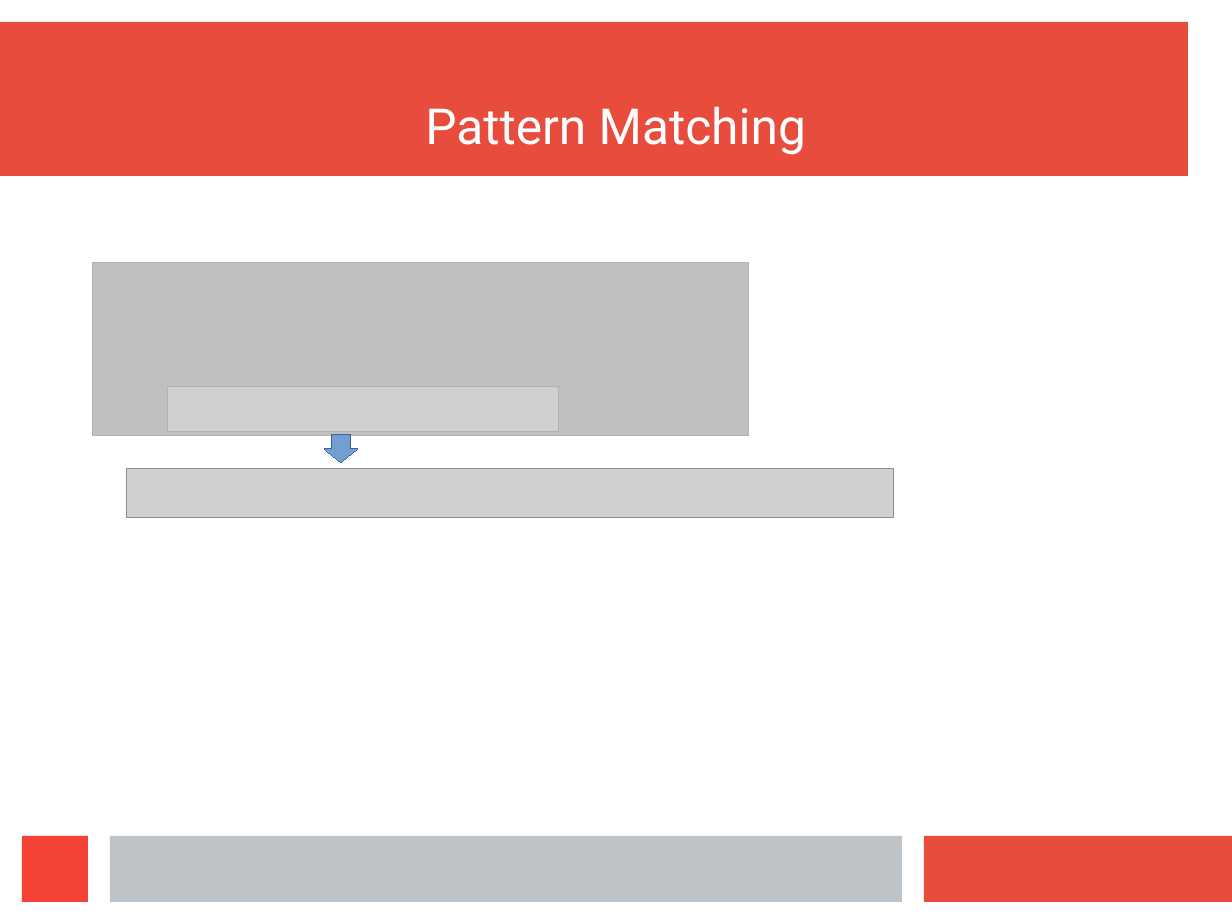
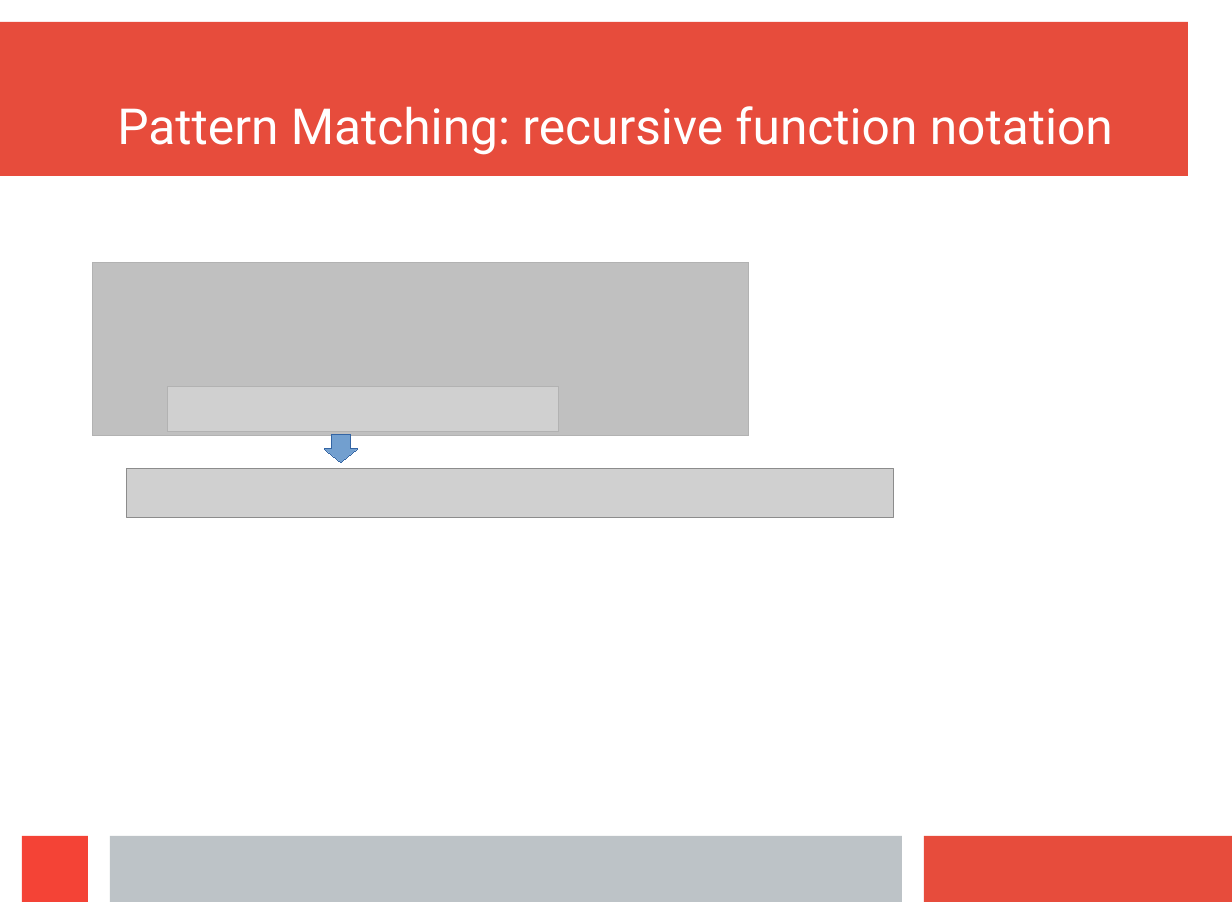
Before and after one commit to wilbowma/cur, a slide deck: slide 30 of hope-2016/slides.odp (slide 39 before the commit). Drawn at 1232x924 pixels with LibreOffice and Linux fonts; fonts in the diff are those of the drawing; grey boxes stand for pictures. Boxes give left, top, right and bottom in pixels: in the first picture for what was removed or moved away, otherwise in the second. Text is boxed around its words. In the diff, an @@ line names an element or a change of style, - is before the commit and + after.

Commit message:
Rewrote first half of pattern matching example

```diff
--- a/hope-2016/slides.odp
+++ b/hope-2016/slides.odp
@@ title at [117, 106, 1113, 155]: text changed @@
-Pattern Matching
+Pattern Matching: recursive function notation
```
Also in this commit, not shown: 5 slides added, 5 slides removed.
